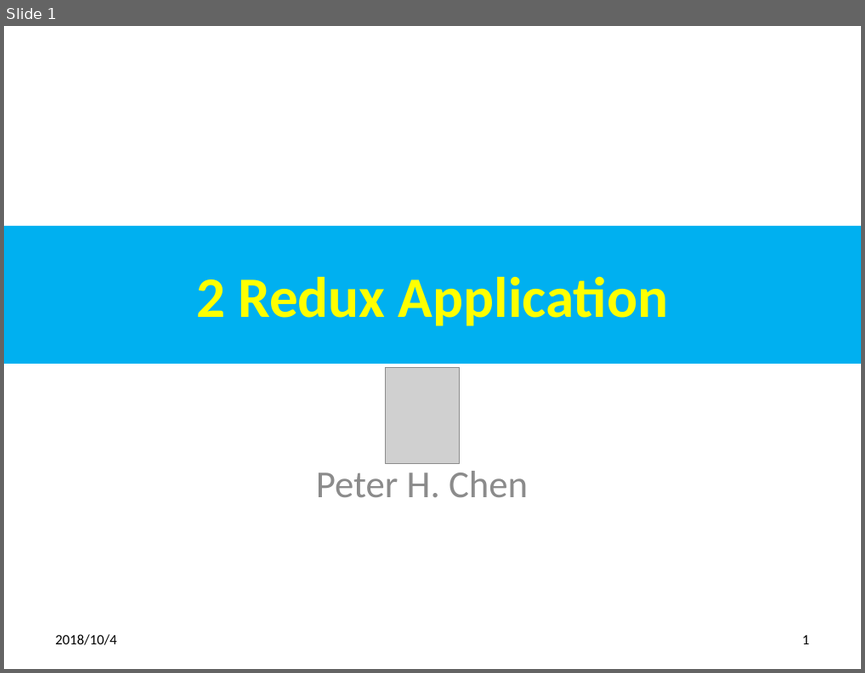
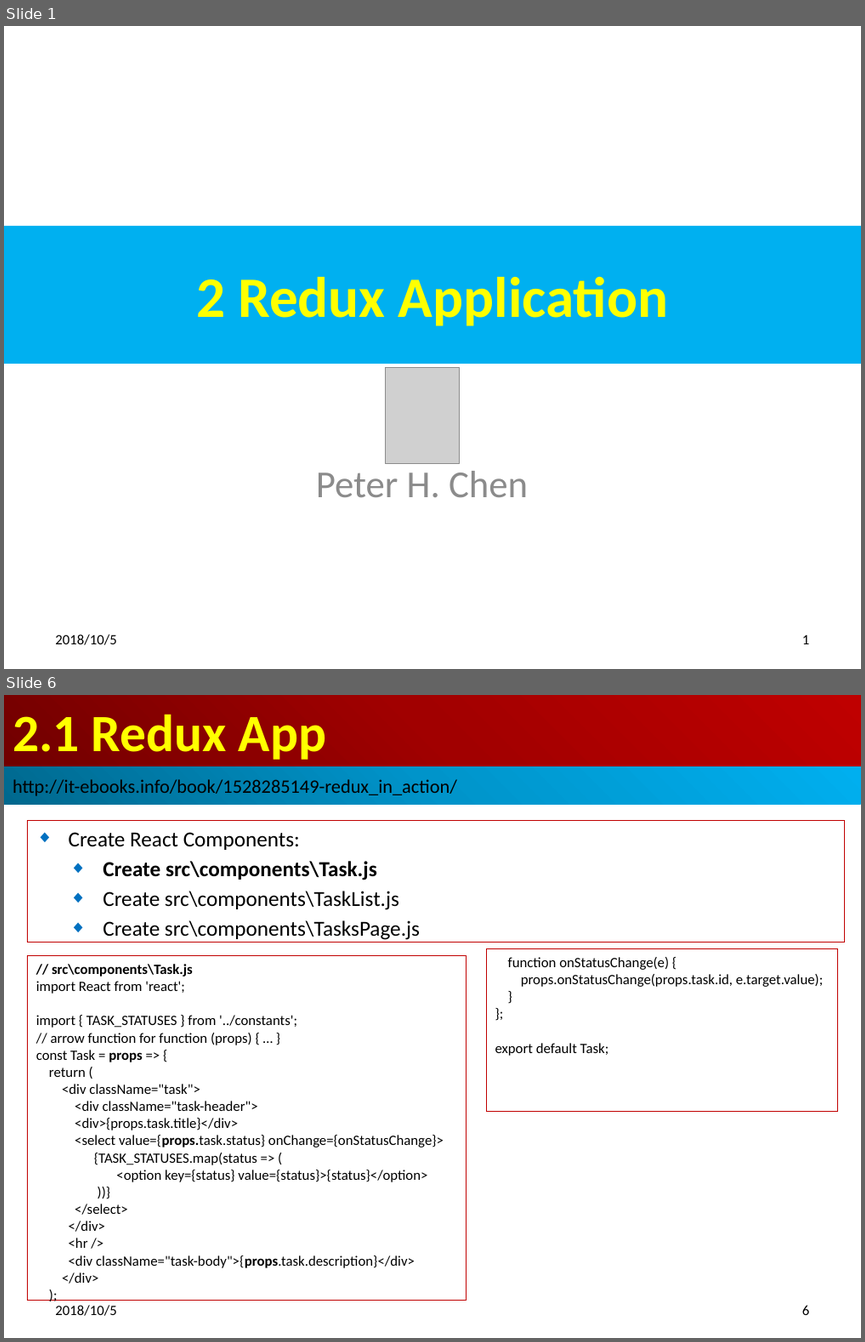
Before and after one commit to peterhchen/redux-code, a slide deck: 15_Ch02_ReduxApp.pptx. Shown one above the other, each under a label of ours: slide 1 before the commit, slides 1 and 6 after it; the slides between them are not shown. The pictures are 865x673 and 865x1342 pixels, drawn with LibreOffice and Linux fonts; fonts in the diff are those of the drawing; grey boxes stand for pictures. Boxes give left, top, right and bottom in pixels: in the first picture for what was removed or moved away, otherwise in the second. Text is boxed around its words. In the diff, an @@ line names an element or a change of style, - is before the commit and + after.

```diff
--- a/15_Ch02_ReduxApp.pptx
+++ b/15_Ch02_ReduxApp.pptx
@@ slide 6 added at bbox=[4, 695, 861, 1338], background #FFFFFF @@
@@ title added at bbox=[4, 695, 861, 767], fill gradient #720000 to #A20000 to #C00000, 44 pt, text #FFFF00, bold @@
+2.1 Redux App
@@ rectangle added at bbox=[4, 767, 861, 805], fill gradient #00688E to #0094CA to #00B0F0, 16 pt, text #000000 @@
+http://it-ebooks.info/book/1528285149-redux_in_action/
@@ subtitle added at bbox=[28, 821, 845, 942], outline #C00000 0.75 pt, 18 pt, text #000000 @@
+◆ Create React Components:
+◆ Create src\components\Task.js
+◆ Create src\components\TaskList.js
+◆ Create src\components\TasksPage.js
@@ rectangle added at bbox=[487, 948, 837, 1111], outline #C00000 0.75 pt, 12 pt, text #000000 @@
+function onStatusChange(e) {
+props.onStatusChange(props.task.id, e.target.value);
+}
+};
+export default Task;
@@ rectangle added at bbox=[28, 955, 466, 1300], outline #C00000 0.75 pt, 12 pt, text #000000 @@
+// src\components\Task.js
+import React from 'react';
+import { TASK_STATUSES } from '../constants';
+// arrow function for function (props) { … }
+const Task = props => {
+return (
+<div className="task">
+<div className="task-header">
+<div>{props.task.title}</div>
+<select value={props.task.status} onChange={onStatusChange}>
+{TASK_STATUSES.map(status => (
+<option key={status} value={status}>{status}</option>
+))}
+</select>
+</div>
+<hr />
+<div className="task-body">{props.task.description}</div>
+</div>
+);
@@ text added at bbox=[55, 1304, 116, 1315], 12 pt, text #000000 @@
+2018/10/5
@@ page number added at bbox=[802, 1304, 809, 1315], 12 pt, text #000000 @@
+6
@@ slide 1 changed as well @@
@@ text at bbox=[55, 634, 116, 645]: text changed @@
-2018/10/4
+2018/10/5
```
Also in this commit, not shown: 3 other slides changed, 12 other slides added.
